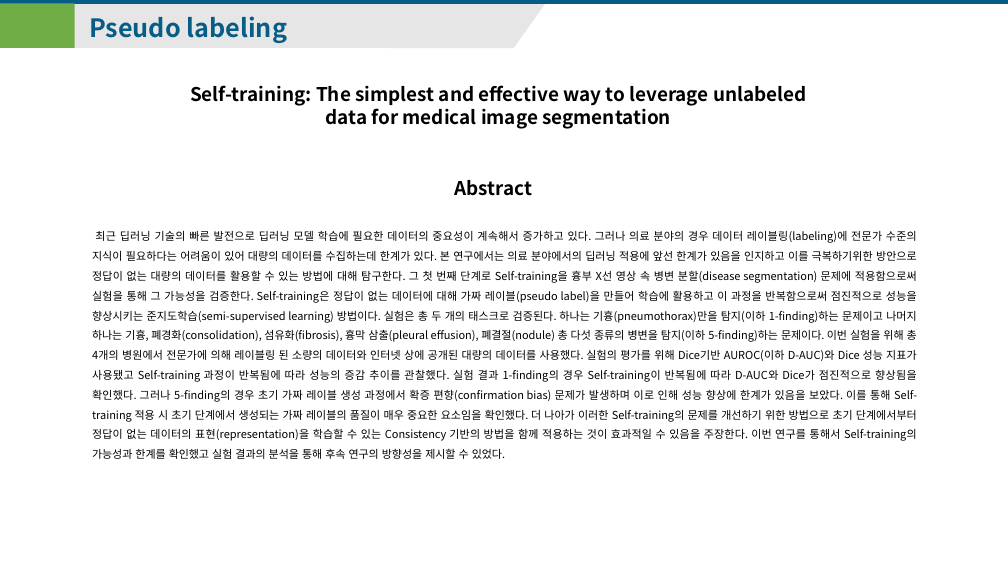
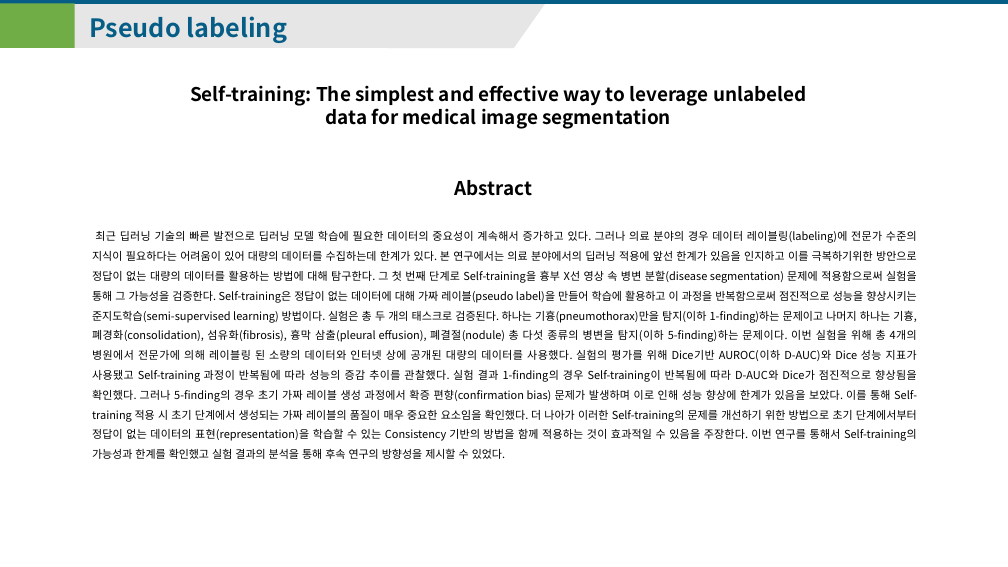
Before and after one commit to kjs2109/Pseudo_Labeling_POC, a slide deck: slide 3 of AI연구실_연구세미나_Pseudo-labeling_연구결과_240126_김주성.pptx. Drawn at 1008x567 pixels with LibreOffice and Linux fonts; fonts in the diff are those of the drawing; background and template pictures are left out. Boxes give left, top, right and bottom in pixels: in the first picture for what was removed or moved away, otherwise in the second. Text is boxed around its words. In the diff, an @@ line names an element or a change of style, - is before the commit and + after.

```diff
--- a/AI연구실_연구세미나_Pseudo-labeling_연구결과_240126_김주성.pptx
+++ b/AI연구실_연구세미나_Pseudo-labeling_연구결과_240126_김주성.pptx
@@ text at (92, 231, 917, 459): text changed @@
-최근 딥러닝 기술의 빠른 발전으로 딥러닝 모델 학습에 필요한 데이터의 중요성이 계속해서 증가하고 있다. 그러나 의료 분야의 경우 데이터 레이블링(labeling)에 전문가 수준의 지식이 필요하다는 어려움이 있어 대량의 데이터를 수집하는데 한계가 있다. 본 연구에서는 의료 분야에서의 딥러닝 적용에 앞선 한계가 있음을 인지하고 이를 극복하기위한 방안으로 정답이 없는 대량의 데이터를 활용할 수 있는 방법에 대해 탐구한다. 그 첫 번째 단계로 Self-training을 흉부 X선 영상 속 병변 분할(disease segmentation) 문제에 적용함으로써 실험을 통해 그 가능성을 검증한다. Self-training은 정답이 없는 데이터에 대해 가짜 레이블(pseudo label)을 만들어 학습에 활용하고 이 과정을 반복함으로써 점진적으로 성능을 향상시키는 준지도학습(semi-supervised learning) 방법이다. 실험은 총 두 개의 태스크로 검증된다. 하나는 기흉(pneumothorax)만을 탐지(이하 1-finding)하는 문제이고 나머지 하나는 기흉, 폐경화(consolidation), 섬유화(fibrosis), 흉막 삼출(pleural effusion), 폐결절(nodule) 총 다섯 종류의 병변을 탐지(이하 5-finding)하는 문제이다. 이번 실험을 위해 총 4개의 병원에서 전문가에 의해 레이블링 된 소량의 데이터와 인터넷 상에 공개된 대량의 데이터를 사용했다. 실험의 평가를 위해 Dice기반 AUROC(이하 D-AUC)와 Dice 성능 지표가 사용됐고 Self-training 과정이 반복됨에 따라 성능의 증감 추이를 관찰했다. 실험 결과 1-finding의 경우 Self-training이 반복됨에 따라 D-AUC와 Dice가 점진적으로 향상됨을 확인했다. 그러나 5-finding의 경우 초기 가짜 레이블 생성 과정에서 확증 편향(confirmation bias) 문제가 발생하며 이로 인해 성능 향상에 한계가 있음을 보았다. 이를 통해 Self-training 적용 시 초기 단계에서 생성되는 가짜 레이블의 품질이 매우 중요한 요소임을 확인했다. 더 나아가 이러한 Self-training의 문제를 개선하기 위한 방법으로 초기 단계에서부터 정답이 없는 데이터의 표현(representation)을 학습할 수 있는 Consistency 기반의 방법을 함께 적용하는 것이 효과적일 수 있음을 주장한다. 이번 연구를 통해서 Self-training의 가능성과 한계를 확인했고 실험 결과의 분석을 통해 후속 연구의 방향성을 제시할 수 있었다.
+최근 딥러닝 기술의 빠른 발전으로 딥러닝 모델 학습에 필요한 데이터의 중요성이 계속해서 증가하고 있다. 그러나 의료 분야의 경우 데이터 레이블링(labeling)에 전문가 수준의 지식이 필요하다는 어려움이 있어 대량의 데이터를 수집하는데 한계가 있다. 본 연구에서는 의료 분야에서의 딥러닝 적용에 앞선 한계가 있음을 인지하고 이를 극복하기위한 방안으로 정답이 없는 대량의 데이터를 활용하는 방법에 대해 탐구한다. 그 첫 번째 단계로 Self-training을 흉부 X선 영상 속 병변 분할(disease segmentation) 문제에 적용함으로써 실험을 통해 그 가능성을 검증한다. Self-training은 정답이 없는 데이터에 대해 가짜 레이블(pseudo label)을 만들어 학습에 활용하고 이 과정을 반복함으로써 점진적으로 성능을 향상시키는 준지도학습(semi-supervised learning) 방법이다. 실험은 총 두 개의 태스크로 검증된다. 하나는 기흉(pneumothorax)만을 탐지(이하 1-finding)하는 문제이고 나머지 하나는 기흉, 폐경화(consolidation), 섬유화(fibrosis), 흉막 삼출(pleural effusion), 폐결절(nodule) 총 다섯 종류의 병변을 탐지(이하 5-finding)하는 문제이다. 이번 실험을 위해 총 4개의 병원에서 전문가에 의해 레이블링 된 소량의 데이터와 인터넷 상에 공개된 대량의 데이터를 사용했다. 실험의 평가를 위해 Dice기반 AUROC(이하 D-AUC)와 Dice 성능 지표가 사용됐고 Self-training 과정이 반복됨에 따라 성능의 증감 추이를 관찰했다. 실험 결과 1-finding의 경우 Self-training이 반복됨에 따라 D-AUC와 Dice가 점진적으로 향상됨을 확인했다. 그러나 5-finding의 경우 초기 가짜 레이블 생성 과정에서 확증 편향(confirmation bias) 문제가 발생하며 이로 인해 성능 향상에 한계가 있음을 보았다. 이를 통해 Self-training 적용 시 초기 단계에서 생성되는 가짜 레이블의 품질이 매우 중요한 요소임을 확인했다. 더 나아가 이러한 Self-training의 문제를 개선하기 위한 방법으로 초기 단계에서부터 정답이 없는 데이터의 표현(representation)을 학습할 수 있는 Consistency 기반의 방법을 함께 적용하는 것이 효과적일 수 있음을 주장한다. 이번 연구를 통해서 Self-training의 가능성과 한계를 확인했고 실험 결과의 분석을 통해 후속 연구의 방향성을 제시할 수 있었다.
```
Also in this commit, not shown: 4 other files.
